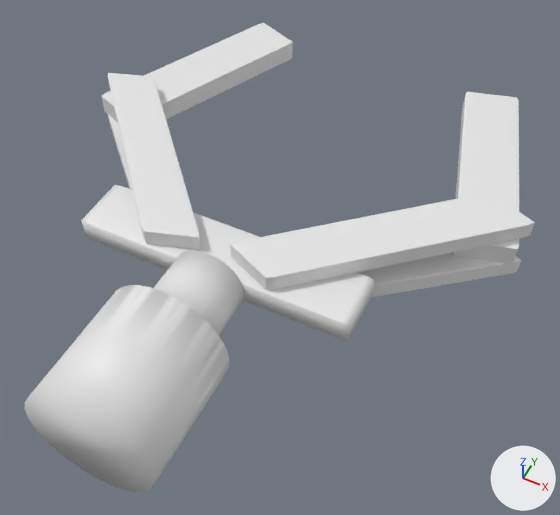
What one commit did to the Blender file Unity3D_Robotics_UR-main/Universal_Robots_Unity_App/Assets/Object/Pinza_Robot.blend.
Both versions are drawn from a 50 mm lens placed at (-1.9, -15.5, 20.0), pointed at (-9.7, 0.1, 0.6). The lights are fixed; the arrows at lower right show +X, +Y and +Z.

Before the edit, the objects in view are built like this:
```python
me_cube_001 = bpy.data.meshes.new('Cube.001')
me_cube_001.from_pydata(...)  # 51 vertices, 53 faces; spans x -0.45..1.02, y -3.02..0.96, z -1.0..5.51
me_cube_004 = bpy.data.meshes.new('Cube.004')
me_cube_004.from_pydata(...)  # 27 vertices, 25 faces; spans x -1.18..-0.08, y -3.04..4.3, z 0.83..3.5
me_cube_007 = bpy.data.meshes.new('Cube.007')
me_cube_007.from_pydata(...)  # 51 vertices, 53 faces; spans x -0.45..1.02, y -3.02..0.96, z -1.0..5.51
me_cube_008 = bpy.data.meshes.new('Cube.008')
me_cube_008.from_pydata(...)  # 27 vertices, 25 faces; spans x -1.18..-0.08, y -3.04..4.3, z 0.83..3.5
me_cylinder = bpy.data.meshes.new('Cylinder')
me_cylinder.from_pydata(...)  # 1144 vertices, 956 faces; spans x -2.41..2.33, y -1.0..1.0, z -3.17..1.0
me_cylinder.polygons.foreach_set('use_smooth', [True] * 956)
# before: 1122 (-2.41, -0.18, -2.2) at pixel (85, 236), 1125 (-2.41, 0.19, -2.2) at pixel (81, 220), 1127 (-2.41, -0.18, -3.14), 1131 (-2.41, 0.19, -3.14) at pixel (114, 184)
# before: 1133 (2.33, -0.18, -2.2) at pixel (348, 340), 1137 (2.33, 0.19, -2.2) at pixel (349, 325), 1140 (2.33, -0.18, -3.14) at pixel (372, 295), 1142 (2.33, 0.19, -3.14) at pixel (374, 280)
ob_base = bpy.data.objects.new('base', me_cylinder)
ob_base.location = (-10.79, -6.9, 1.61)
ob_base.rotation_euler = (1.571, 0.0, 0.0)  # degrees (90, 0, 0)
ob_base.scale = (2.0, 2.0, 2.0)
ob_pinza1 = bpy.data.objects.new('pinza1', me_cube_001)
ob_pinza1.location = (-6.19, 2.73, 0.96)
ob_pinza1.rotation_euler = (0.0, 0.0, 7.246)  # degrees (0, 0, 55)
ob_pinza1.scale = (-6.0, 1.0, 0.3)
ob_pinza1_1 = bpy.data.objects.new('pinza1.1', me_cube_004)
ob_pinza1_1.location = (-6.19, 2.73, 0.96)
ob_pinza1_1.rotation_euler = (0.0, 0.0, 7.246)  # degrees (0, 0, 55)
ob_pinza1_1.scale = (-6.0, 1.0, 0.3)
ob_pinza2 = bpy.data.objects.new('pinza2', me_cube_007)
ob_pinza2.location = (-15.25, 2.98, 0.96)
ob_pinza2.rotation_euler = (0.0, 0.0, 2.072)  # degrees (0, 0, 119)
ob_pinza2.scale = (-6.0, -1.0, 0.3)
ob_pinza2_2 = bpy.data.objects.new('pinza2.2', me_cube_008)
ob_pinza2_2.location = (-19.93, 4.92, 0.96)
ob_pinza2_2.rotation_euler = (0.0, 0.0, 6.57)  # degrees (0, 0, 16)
ob_pinza2_2.scale = (-6.0, 1.0, 0.3)
```
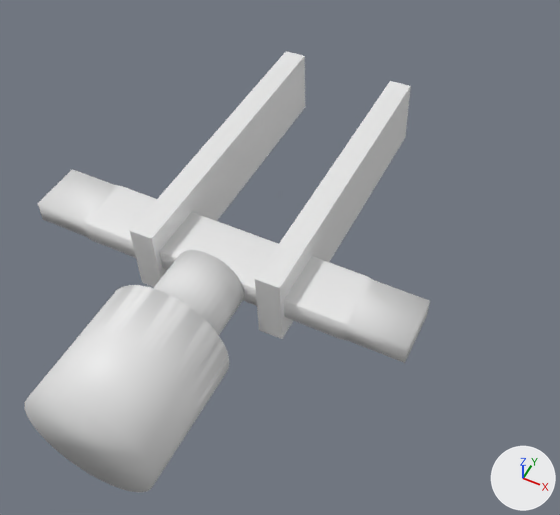
The edits, one by one:
me_cylinder has 1144 vertices, 956 faces and spans x -2.41..2.33, y -1.0..1.0, z -3.17..1.0.
me_cylinder is used by ob_base; location (-10.79, -6.9, 1.61); rotation (1.571, 0.0, 0.0), in degrees (90, 0, 0); scale (2.0, 2.0, 2.0).
Verts and faces of me_cylinder; kept vertices keep their numbers, new ones are numbered from 1144.
Part 1, on me_cylinder:
Faces deleted: (1122, 1125, 1131, 1127).
New vertices 1144 to 1147 stand at vertices 1122, 1125, 1127, 1131, in that order, plus (-0.88, 0.0, 0.0).
New faces: (1122, 1125, 1145, 1144), (1144, 1145, 1147, 1146), (1122, 1144, 1146, 1127), (1127, 1146, 1147, 1131), (1125, 1131, 1147, 1145).
Part 2, on me_cylinder:
Faces deleted: (1133, 1140, 1142, 1137).
New vertices 1148 to 1151 stand at vertices 1133, 1137, 1140, 1142, in that order, plus (0.89, 0.0, 0.0).
New faces: (1140, 1142, 1151, 1150), (1148, 1150, 1151, 1149), (1133, 1148, 1149, 1137), (1137, 1149, 1151, 1142), (1133, 1140, 1150, 1148).
me_cube_007 is used by ob_pinza2; location (-15.25, 2.98, 0.96); rotation (0.0, 0.0, 2.072), in degrees (0, 0, 119); scale (-6.0, -1.0, 0.3).
me_cube_007 had 51 vertices, 53 faces and spanned x -0.45..1.02, y -3.02..0.96, z -1.0..5.51.
me_cube_007 now has 32 vertices, 30 faces and spans x -0.48..0.37, y -3.15..3.15, z -1.0..1.01.
me_cube_007 part 3: the loose piece of 24 vertices spanning x -0.39..0.95, y -3.02..0.84, z -1.0..1.0 is rebuilt with 32 vertices and now spans x -0.48..0.37, y -3.15..3.15, z -1.0..1.01.
me_cube_007 part 4: the loose piece of 24 vertices spanning x -0.45..1.02, y -2.78..0.96, z 3.51..5.51 is deleted.
Mesh me_cube is new.
It has 32 vertices, 30 faces and spans x -0.48..0.37, y -3.15..3.15, z -1.0..1.01.
Object 'pinza1' (ob_pinza1) is deleted.
Object 'pinza1.1' (ob_pinza1_1) is deleted.
Object 'pinza2' (ob_pinza2) moves from (-15.25, 2.98, 0.96) to (-12.92, 2.66, 1.57).
Object 'pinza2' (ob_pinza2) turns from (0, 0, 119) to (0, -1.4, 0) degrees about x, y and z.
Object 'pinza2' (ob_pinza2) is rescaled from (-6.0, -1.0, 0.3) to (1.0, 1.73, 1.2).
Object 'pinza2.2' (ob_pinza2_2) is deleted.
Object 'Pinza1' (ob_pinza1_2) is new; it shows me_cube.
Its location is (-8.57, 2.66, 1.57).
Its rotation in degrees is (0, -1.4, 0).
Its scale is (1.0, 1.73, 1.2).

Changed parts and their boxes (x1, y1, x2, y2) in the pictures (560 x 515 px):
'base', reshaped (16% wider): before (25, 185, 374, 492); after (25, 169, 430, 492)
'pinza2', reshaped, moved, turned, rescaled: before (108, 73, 200, 250); after (130, 51, 305, 287)
'pinza1', deleted: before (230, 193, 535, 297)
'Pinza1', added: after (255, 81, 411, 339)
'pinza1.1', deleted: before (452, 92, 519, 265)
'pinza2.2', deleted: before (101, 23, 293, 123)
part 1 of me_cylinder, built on: after (38, 169, 114, 236)
part 2 of me_cylinder, built on: before (348, 282, 374, 340); after (348, 280, 430, 363)
part 3 of me_cube_007, rebuilt: before (108, 115, 133, 190); after (130, 51, 305, 287)
part 4 of me_cube_007, deleted: before (108, 73, 200, 250)
